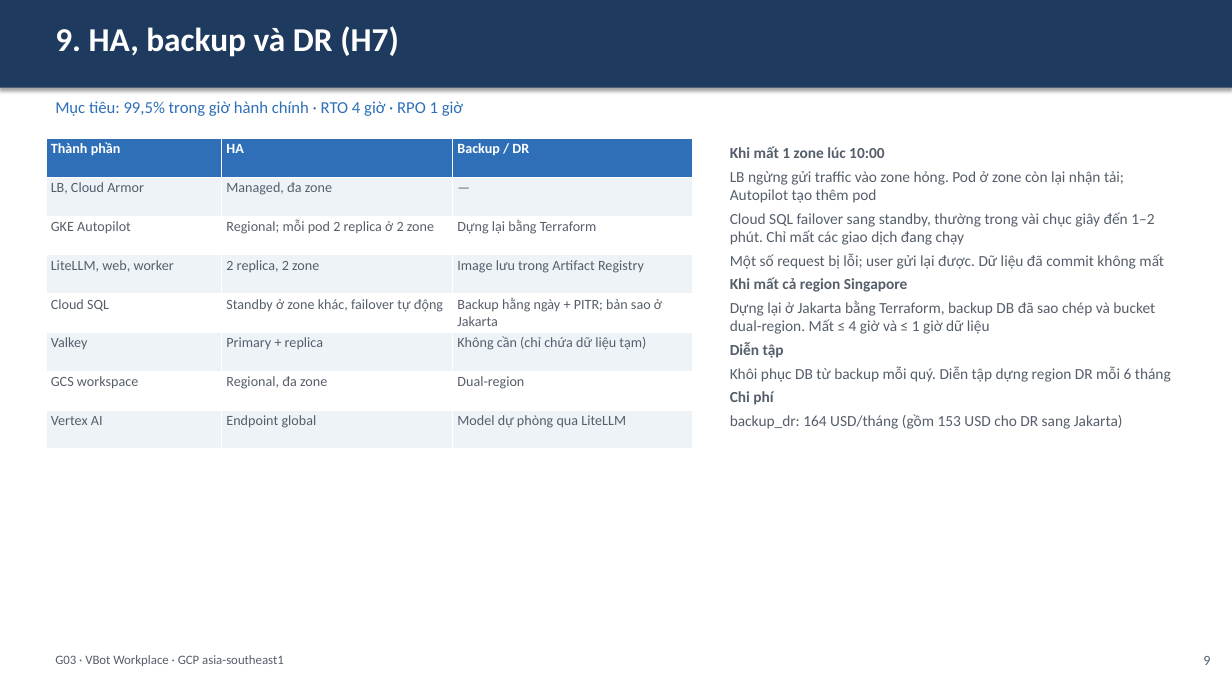
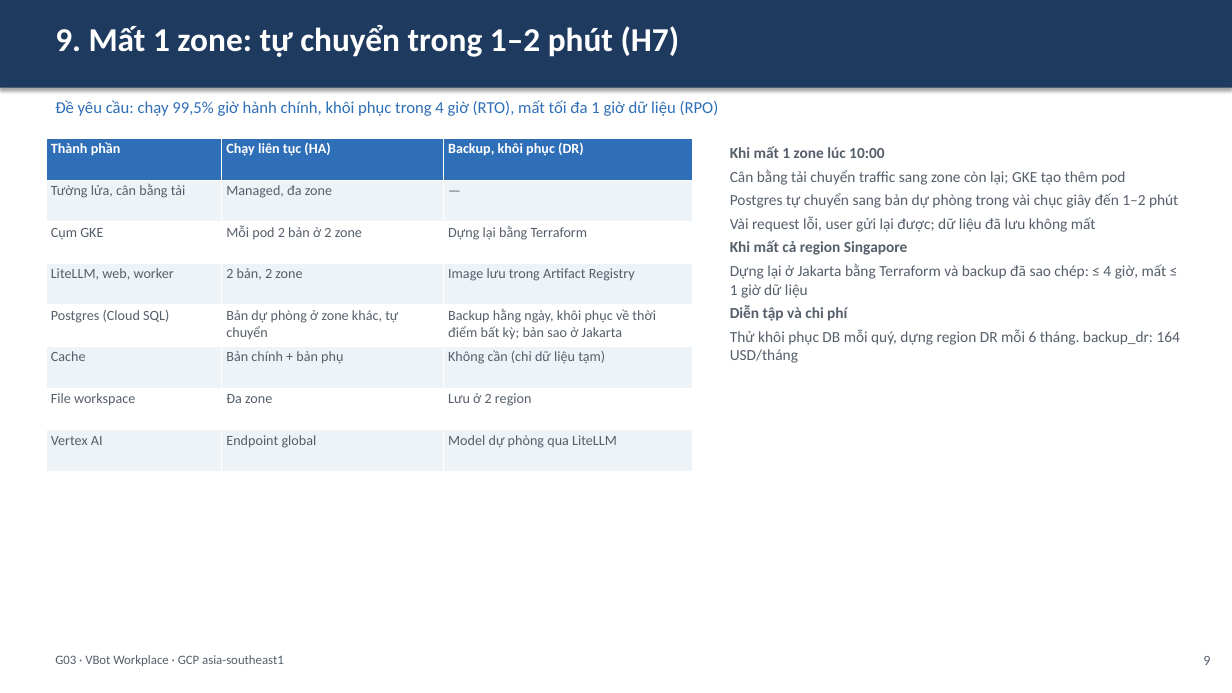
Before and after one commit to anhltsefpt/VBot-production-capstone, a slide deck: slide 11 of anh-le/G03_slide.pptx (slide 10 before the commit). Drawn at 1232x693 pixels with LibreOffice and Linux fonts; fonts in the diff are those of the drawing. Boxes give left, top, right and bottom in pixels: in the first picture for what was removed or moved away, otherwise in the second. Text is boxed around its words. In the diff, an @@ line names an element or a change of style, - is before the commit and + after.

```diff
--- a/anh-le/G03_slide.pptx
+++ b/anh-le/G03_slide.pptx
@@ text at (55, 25, 680, 57): text changed @@
-9. HA, backup và DR (H7)
+9. Mất 1 zone: tự chuyển trong 1–2 phút (H7)
@@ text at (55, 100, 719, 116): text changed @@
-Mục tiêu: 99,5% trong giờ hành chính · RTO 4 giờ · RPO 1 giờ
+Đề yêu cầu: chạy 99,5% giờ hành chính, khôi phục trong 4 giờ (RTO), mất tối đa 1 giờ dữ liệu (RPO)
@@ table at (46, 139, 693, 471) @@
-row 1, column 2: HA
+row 1, column 2: Chạy liên tục (HA)
-row 1, column 3: Backup / DR
+row 1, column 3: Backup, khôi phục (DR)
-row 2, column 1: LB, Cloud Armor
+row 2, column 1: Tường lửa, cân bằng tải
-row 3, column 1: GKE Autopilot
+row 3, column 1: Cụm GKE
-row 3, column 2: Regional; mỗi pod 2 replica ở 2 zone
+row 3, column 2: Mỗi pod 2 bản ở 2 zone
-row 4, column 2: 2 replica, 2 zone
+row 4, column 2: 2 bản, 2 zone
-row 5: Cloud SQL | Standby ở zone khác, failover tự động | Backup hằng ngày + PITR; bản sao ở Jakarta
+row 5: Postgres (Cloud SQL) | Bản dự phòng ở zone khác, tự chuyển | Backup hằng ngày, khôi phục về thời điểm bất kỳ; bản sao ở Jakarta
-row 6: Valkey | Primary + replica | Không cần (chỉ chứa dữ liệu tạm)
+row 6: Cache | Bản chính + bản phụ | Không cần (chỉ dữ liệu tạm)
-row 7: GCS workspace | Regional, đa zone | Dual-region
+row 7: File workspace | Đa zone | Lưu ở 2 region
@@ text at (730, 170, 1178, 232): text changed @@
-LB ngừng gửi traffic vào zone hỏng. Pod ở zone còn lại nhận tải; Autopilot tạo thêm pod
-Cloud SQL failover sang standby, thường trong vài chục giây đến 1–2 phút. Chỉ mất các giao dịch đang chạy
-Một số request bị lỗi; user gửi lại được. Dữ liệu đã commit không mất
+Cân bằng tải chuyển traffic sang zone còn lại; GKE tạo thêm pod
+Postgres tự chuyển sang bản dự phòng trong vài chục giây đến 1–2 phút
+Vài request lỗi, user gửi lại được; dữ liệu đã lưu không mất
@@ text at (730, 329, 1180, 363): text changed @@
-Dựng lại ở Jakarta bằng Terraform, backup DB đã sao chép và bucket dual-region. Mất ≤ 4 giờ và ≤ 1 giờ dữ liệu
-Diễn tập
-Khôi phục DB từ backup mỗi quý. Diễn tập dựng region DR mỗi 6 tháng
-Chi phí
-backup_dr: 164 USD/tháng (gồm 153 USD cho DR sang Jakarta)
+Dựng lại ở Jakarta bằng Terraform và backup đã sao chép: ≤ 4 giờ, mất ≤ 1 giờ dữ liệu
+Diễn tập và chi phí
+Thử khôi phục DB mỗi quý, dựng region DR mỗi 6 tháng. backup_dr: 164 USD/tháng
```
Also in this commit, not shown: 11 other slides changed, 4 slides added, 1 slide removed, 2 other files.
